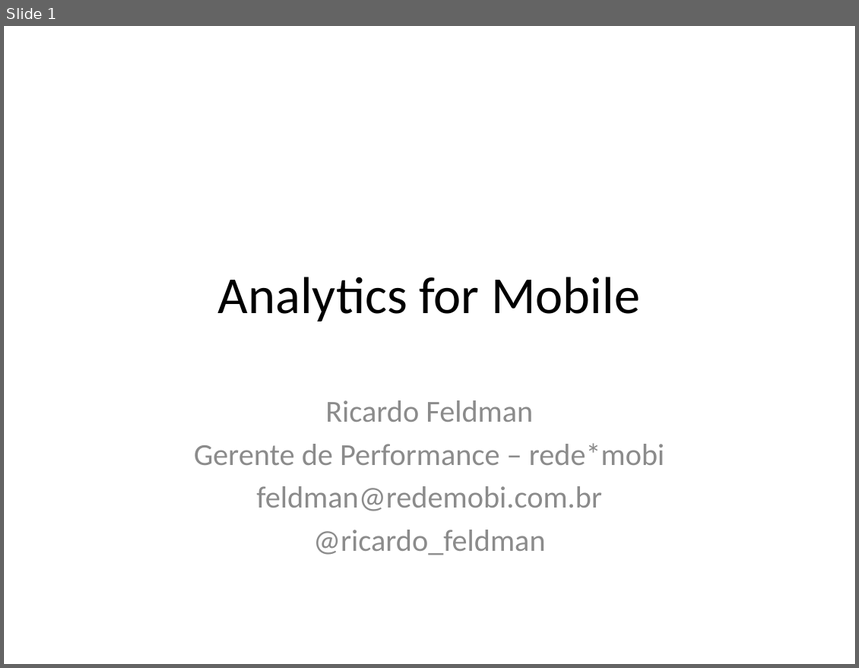
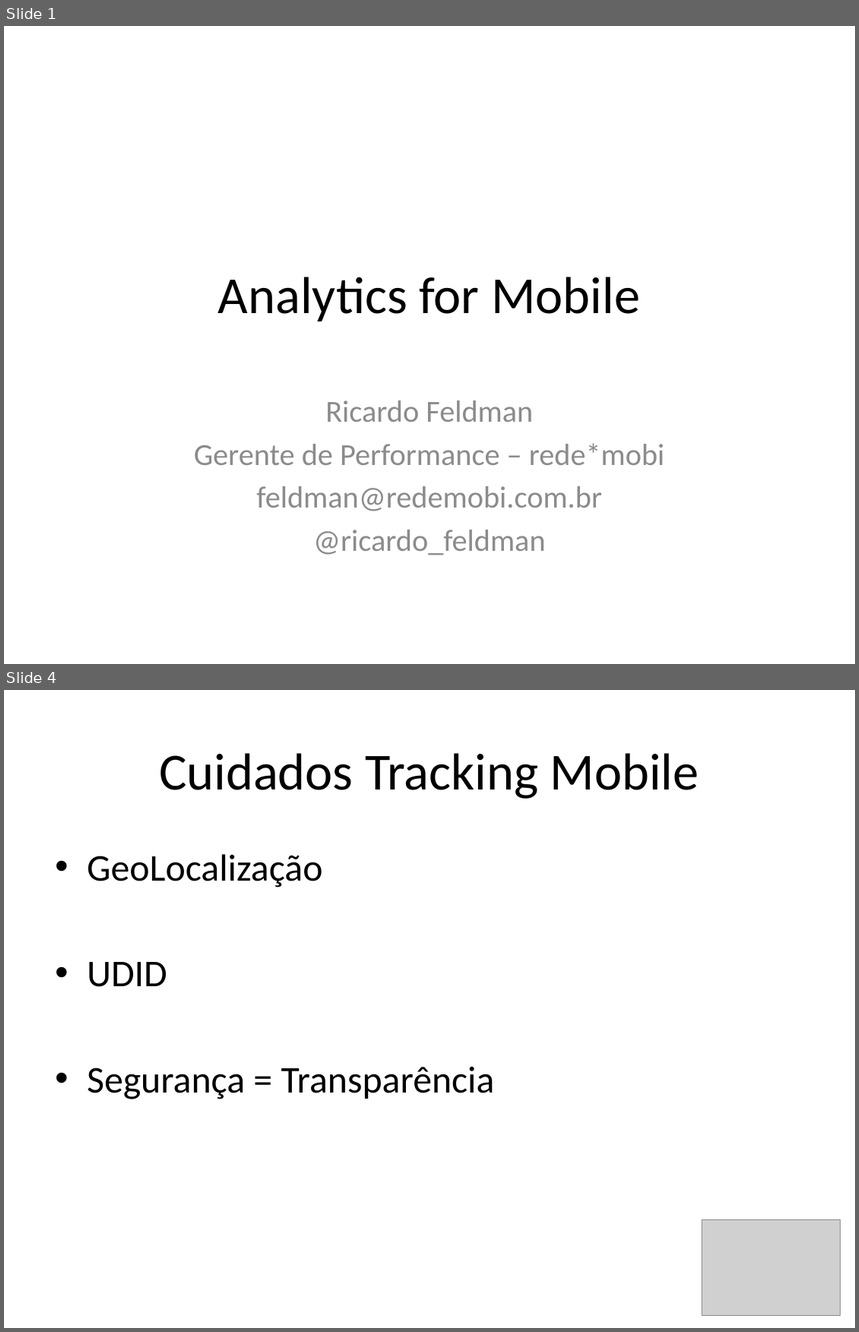
Before and after one commit to InterconAnalytics2011/InterconAnalytics2011, a slide deck: Mobile-Analytics/InterCon_2011_RFeldman_redemobi.pptx. Shown one above the other, each under a label of ours: slide 1 before the commit, slides 1 and 4 after it; the slides between them are not shown. The pictures are 859x668 and 859x1332 pixels, drawn with LibreOffice and Linux fonts; fonts in the diff are those of the drawing; grey boxes stand for pictures; background and template pictures are left out. Boxes give left, top, right and bottom in pixels: in the first picture for what was removed or moved away, otherwise in the second. Text is boxed around its words. In the diff, an @@ line names an element or a change of style, - is before the commit and + after.

Commit message:
Update Mobile

```diff
--- a/Mobile-Analytics/InterCon_2011_RFeldman_redemobi.pptx
+++ b/Mobile-Analytics/InterCon_2011_RFeldman_redemobi.pptx
@@ slide 4 added at <box>4,690,855,1328</box>, background #FFFFFF @@
@@ title added at <box>159,753,699,799</box>, 44 pt, text #000000 @@
+Cuidados Tracking Mobile
@@ text added at <box>87,854,495,1100</box>, 32 pt, text #000000 @@
+• GeoLocalização
+• UDID
+• Segurança = Transparência
@@ picture added at <box>702,1220,841,1315</box> @@
```
Also in this commit, not shown: 2 slides changed, 2 other slides added, 1 slide removed.
